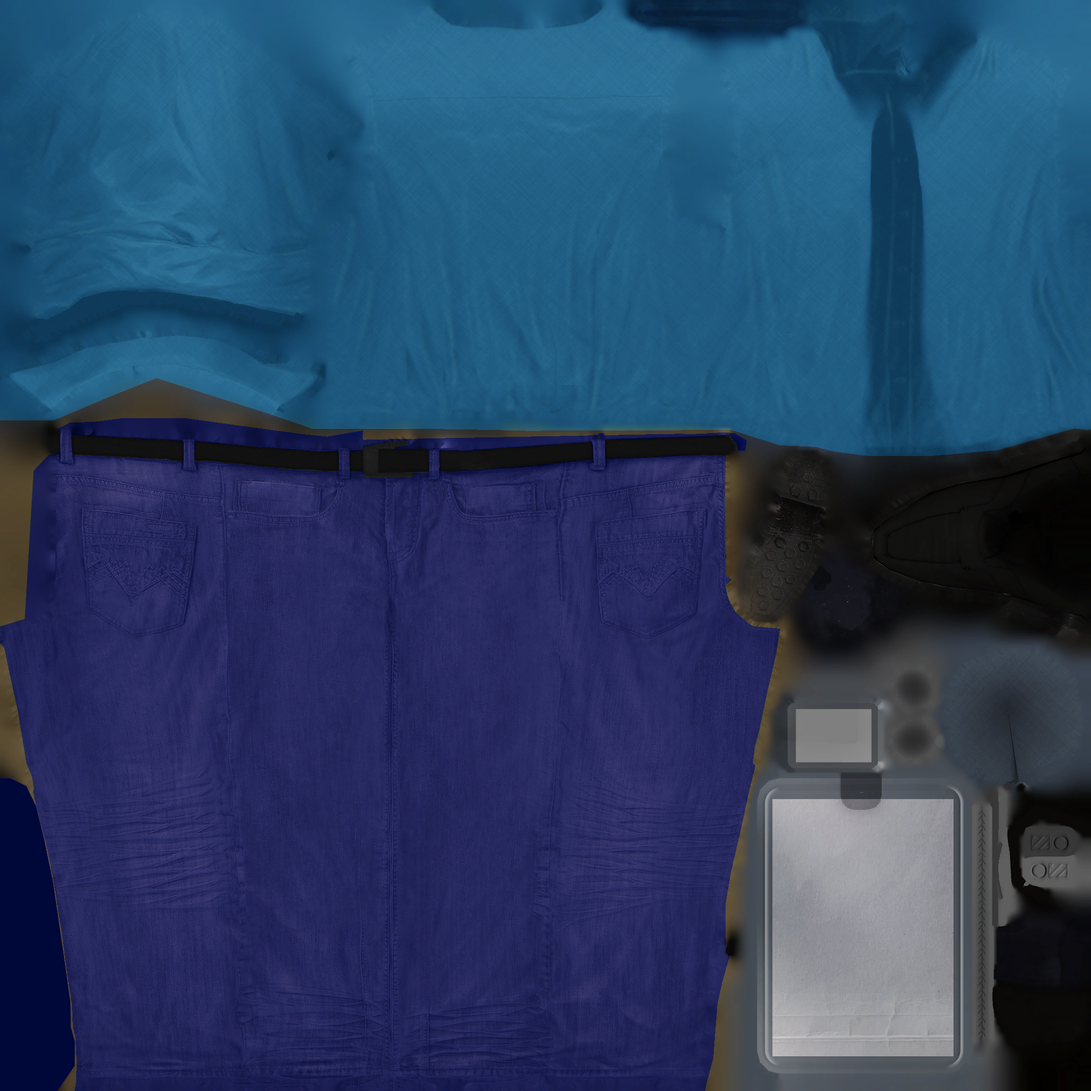
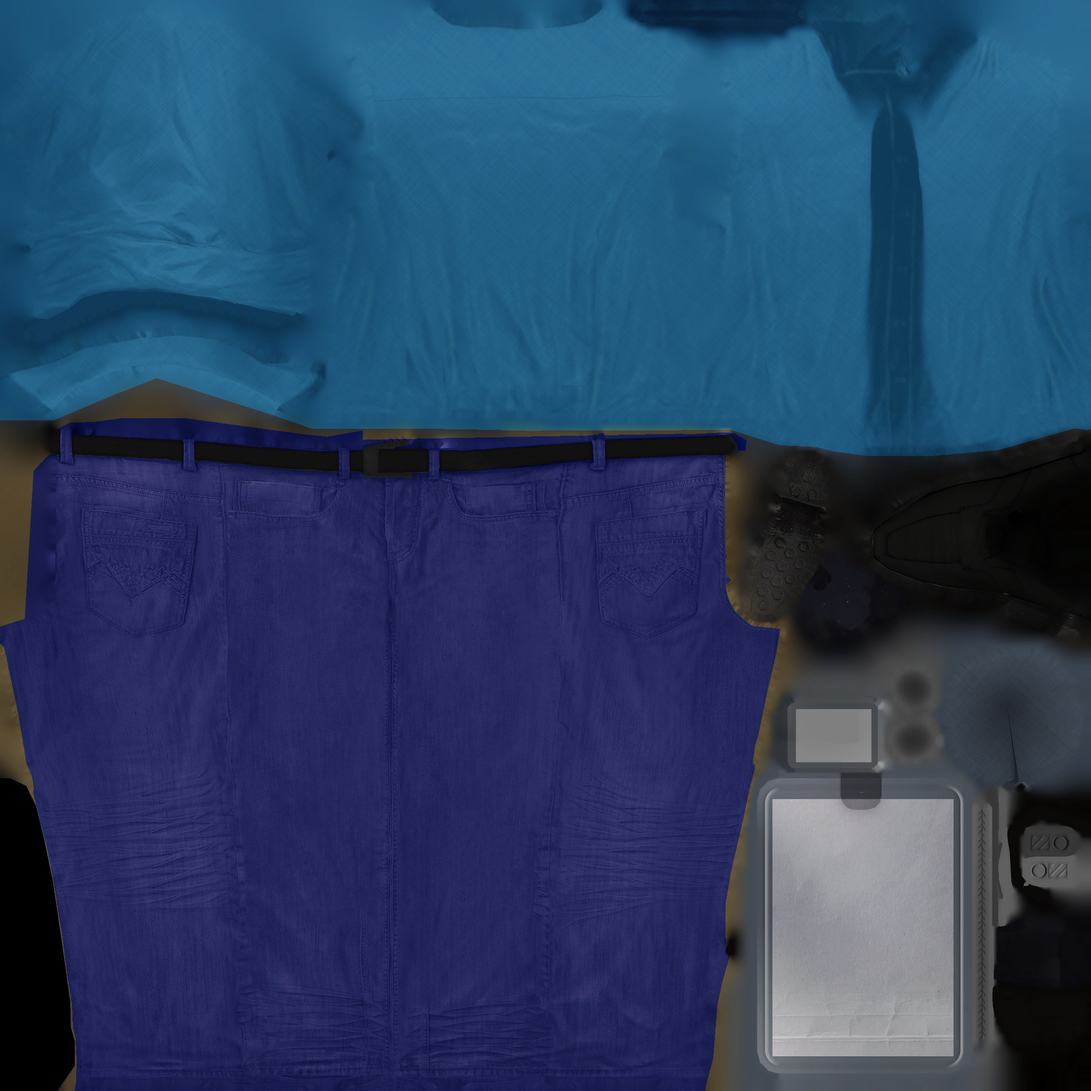
The second w=1091, h=1091 image is a revision of the first. Changes to its layers:
painted on "tie" over bbox(0, 778, 75, 1091)
